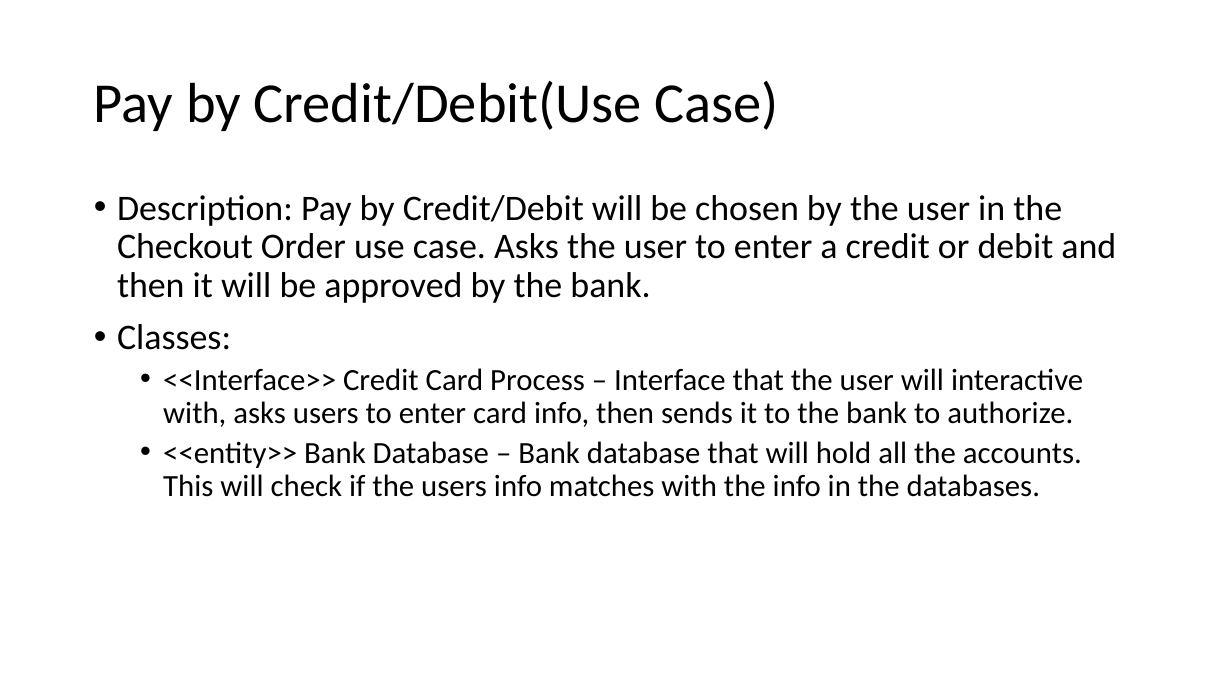
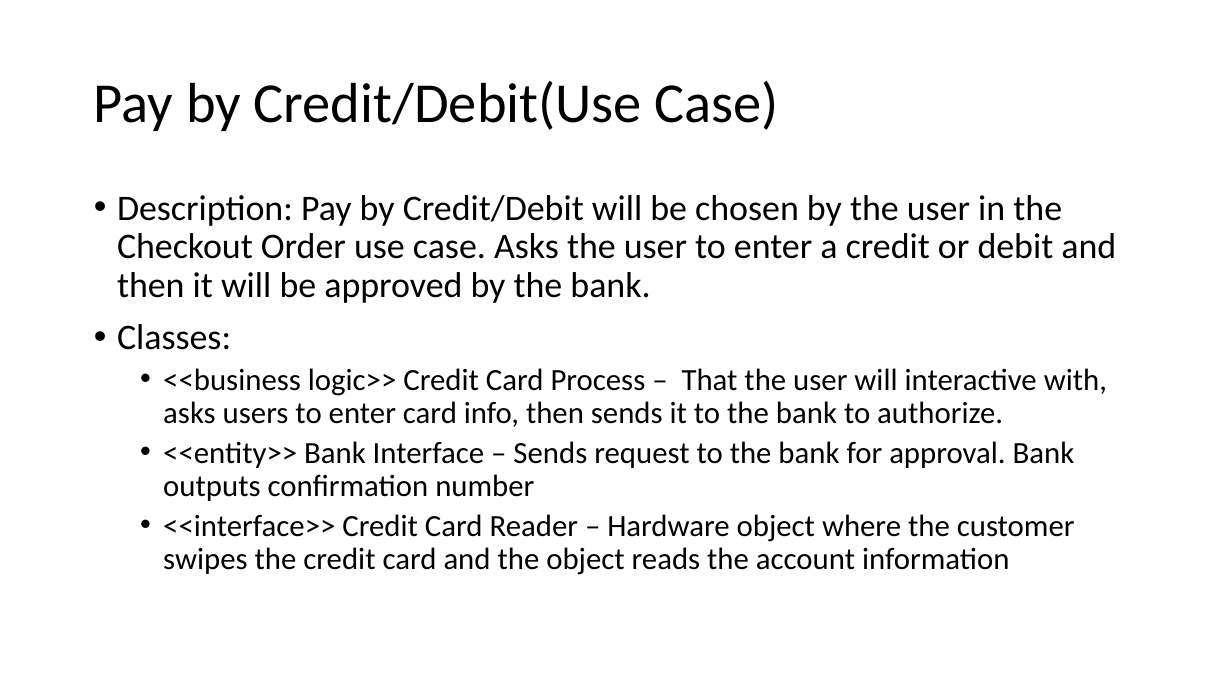
Before and after one commit to Mattjordan29/404ProjectNotFound, a slide deck: slide 6 of Automated Supermarket Checkout System (AutoScouts).pptx. Drawn at 1232x693 pixels with LibreOffice and Linux fonts; fonts in the diff are those of the drawing. Boxes give left, top, right and bottom in pixels: in the first picture for what was removed or moved away, otherwise in the second. Text is boxed around its words. In the diff, an @@ line names an element or a change of style, - is before the commit and + after.

```diff
--- a/Automated Supermarket Checkout System (AutoScouts).pptx
+++ b/Automated Supermarket Checkout System (AutoScouts).pptx
@@ text at (163,368,1107,575): text changed @@
-  • <<Interface>> Credit Card Process – Interface that the user will interactive with, asks users to enter card info, then sends it to the bank to authorize.
-  • <<entity>> Bank Database – Bank database that will hold all the accounts. This will check if the users info matches with the info in the databases.
+  • <<business logic>> Credit Card Process – That the user will interactive with, asks users to enter card info, then sends it to the bank to authorize.
+  • <<entity>> Bank Interface – Sends request to the bank for approval. Bank outputs confirmation number
+  • <<interface>> Credit Card Reader – Hardware object where the customer swipes the credit card and the object reads the account information
```
Also in this commit, not shown: 5 other slides changed.
